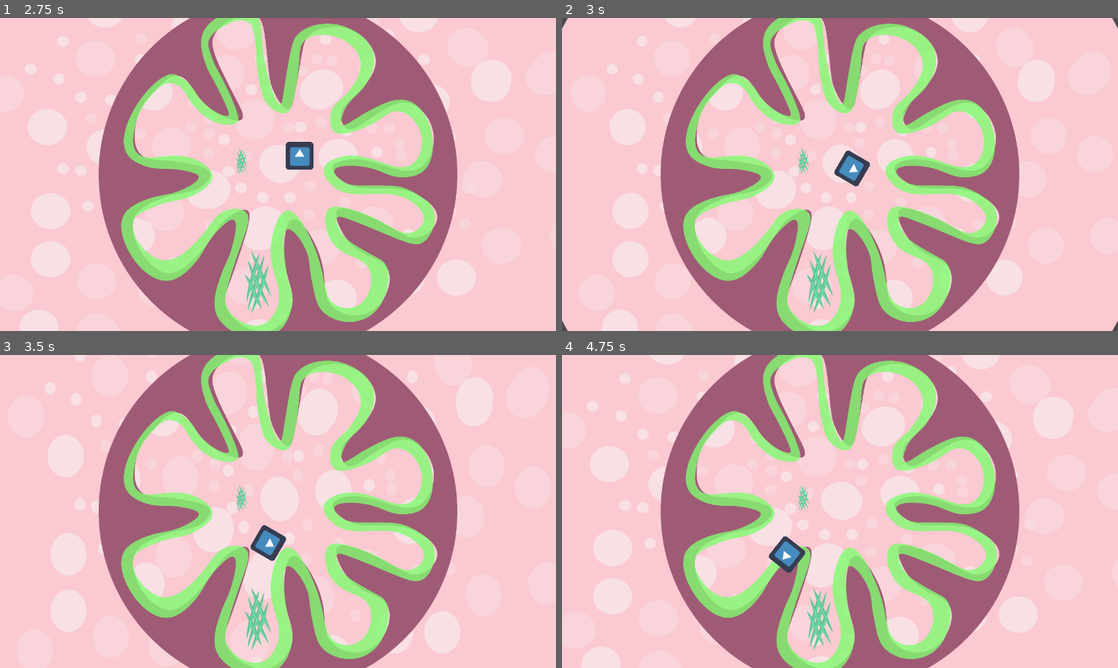
Above: before the commit, frames 1-4 (two rows, left to right).
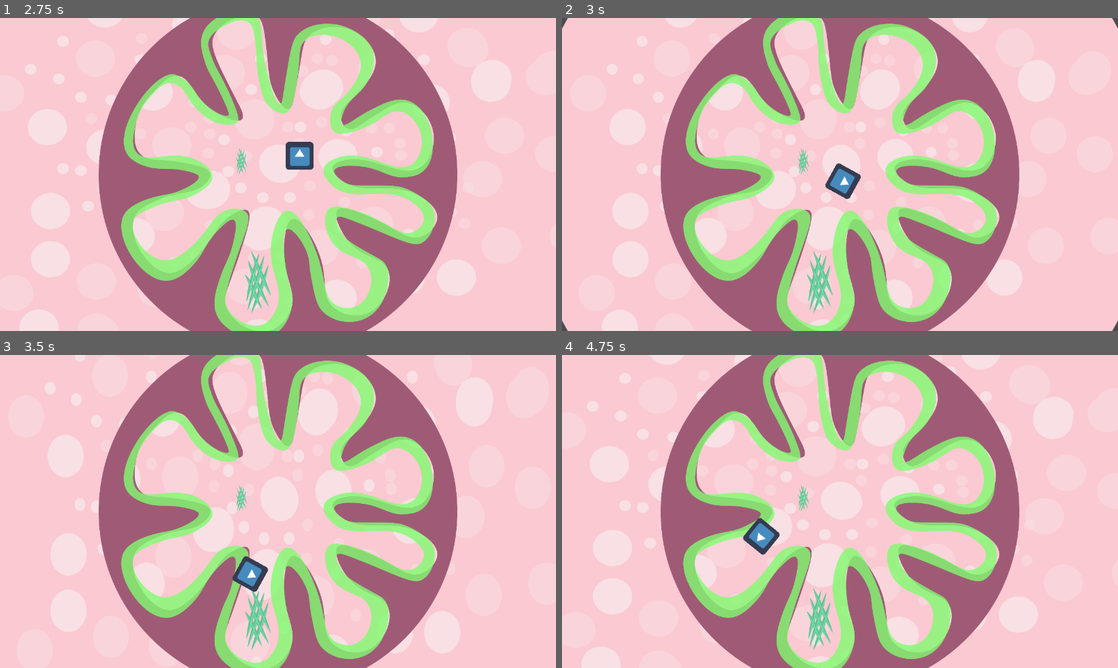
Above: after the commit, the same moments.

Repository: mihaelagrigore/Gutstuck
Game: Godot game, scene res://Sources/Levels/Level_1.tscn
Same seed, same stepped clock (60 frames per second), same inputs: the game is played once before the commit and once after it. The engine's default icon, where the game draws it, is replaced by a stand-in: a white triangle on a blue panel in a dark square.
Inputs (mouse positions are in pixels of both pictures, inside the frame that each line leads up to):
- Up to frame 1 (2.75 s): move the mouse to (400, 158) at 0.52 s; press the mouse at (400, 158) at 0.53 s; move the mouse to (166, 190) at 1.27 s; release the mouse at (166, 190) at 1.28 s; right-click (166, 190) at 1.35 s; move the mouse to (333, 105) at 2.02 s; press the mouse at (333, 105) at 2.03 s
- Up to frame 2 (3 s): move the mouse to (812, 237) at 2.77 s; release the mouse at (812, 237) at 2.78 s; right-click (812, 237) at 2.85 s
- Up to frame 3 (3.5 s): no input
- Up to frame 4 (4.75 s): move the mouse to (1006, 558) at 3.52 s; press the mouse at (1006, 558) at 3.53 s; move the mouse to (673, 464) at 4.27 s; release the mouse at (673, 464) at 4.28 s; right-click (673, 464) at 4.35 s

Frame 1 is identical in both runs. In frame 2, 0.6% of the frame differs, in the area x 47-56%, y 42-58%; in frame 3, 0.9%; in frame 4, 0.9%, in the area x 32-44%, y 52-70%.

Commit message:
minor bugs

Diff:
--- a/Gutstuck_Project/Sources/Bacteria/Bacteria.gd
+++ b/Gutstuck_Project/Sources/Bacteria/Bacteria.gd
@@ -7,7 +7,7 @@
 const MAX_ENERGY=100
 
 var target = Vector2()
-export (int) var speed = 200
+export (int) var speed = 400
 
 var generation_number = 0 #measures the number of generation to kill the oldest ones in a situation of conflict
 var energy_level = INITIAL_ENERGY
@@ -50,7 +50,7 @@
 	var velocity = Vector2()
 	if state== STATE_SELECTED:
 		velocity = (target - position).normalized() * speed
-		print("velocity=",velocity)
+		#print("velocity=",velocity)
 		#rotation = velocity.angle()
 	#if (target - position).length() > 5: that was in the tuto, thought to replace it with the other if
 		move_and_slide(velocity)
--- a/Gutstuck_Project/Sources/Nutrients/F_Nutrients/F_Nutrient_A2D.gd
+++ b/Gutstuck_Project/Sources/Nutrients/F_Nutrients/F_Nutrient_A2D.gd
@@ -26,26 +26,29 @@
 #	pass
 
 func _on_F_Nutrient_A2D_body_entered(body) -> void:
+	print("Body entered event")
 	if body.is_in_group("Bacteria"):
 		#add bacteria to the nutrient's list of bacterias
 		#that are feeding on it
 		colliding_bacteria.append(body)
 
 		#add myself to the list that the bacteria keeps
-		body.colliding_nutrient.append(self)
+		#it doesn't keep a list anymore
+		#body.colliding_nutrient.append(self)
 
 		#change my state
 		state_set(STATE_ATTACKED)
 
 func _on_F_Nutrient_A2D_body_exited(body: PhysicsBody2D) -> void:
+	print("Body exited event")
 	if body.is_in_group("Bacteria"):
 		#remove the bacteria from the list of bacteria
 		#currently feeding on this nutrient
-		colliding_bacteria.remove(body)
+		colliding_bacteria.erase(body)
 		if colliding_bacteria.empty():
 			#no longer under attack
 			state = STATE_CHILL
 
 		#remove this nutrient from the colliding bacteria's
 		#list of nutrients that it's currently feeding on
-		body.colliding_nutrients.remove(body.colliding_nutrients.find(self))
+		#body.colliding_nutrients.remove(body.colliding_nutrients.find(self))
